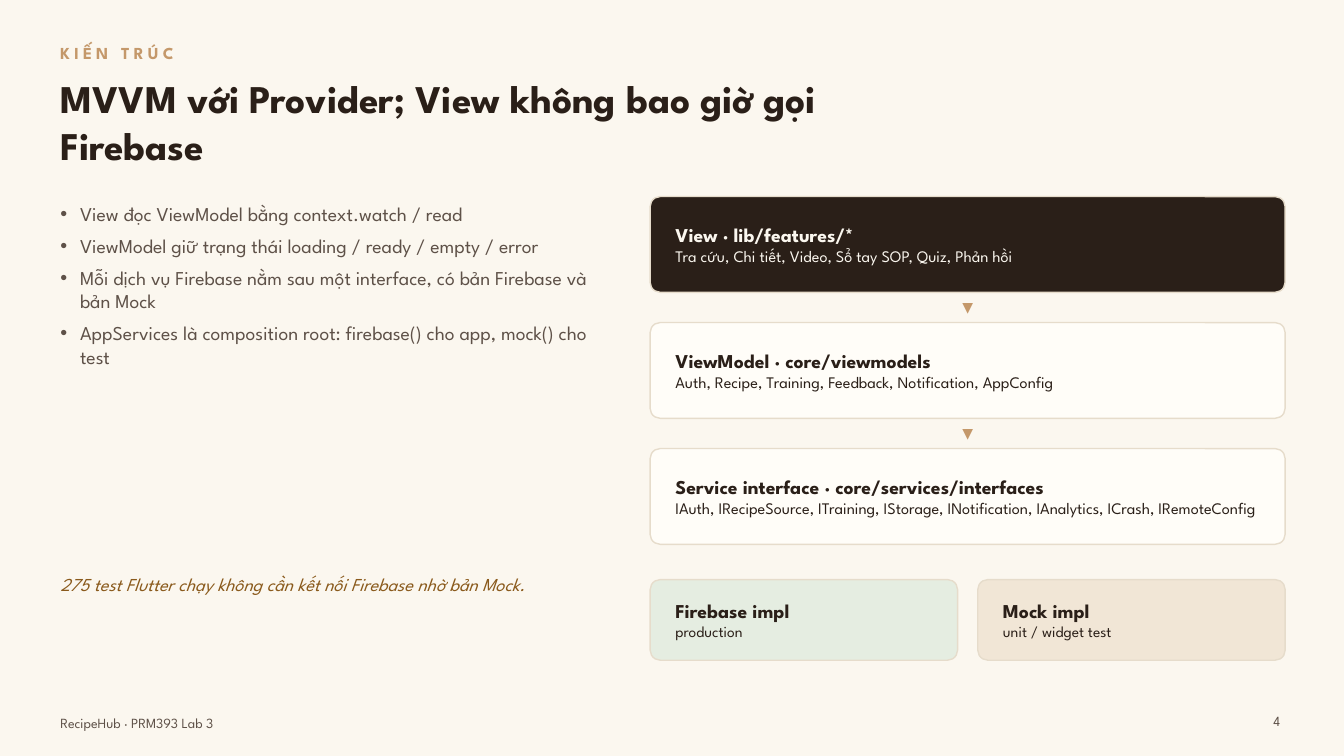
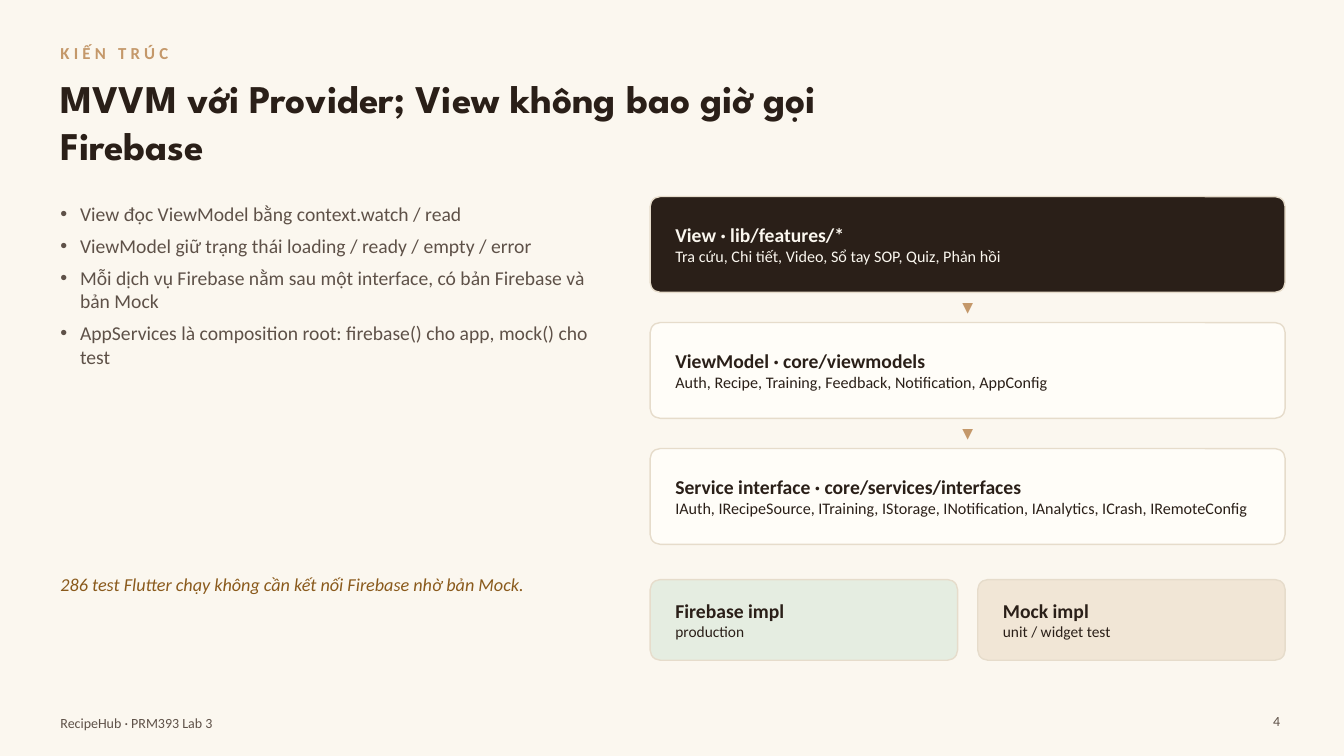
Before and after one commit to SonNPXSE183201/RecipeHub_Mobile, a slide deck: slide 4 of slides/Lab03_SE183201_slides.pptx. Drawn at 1344x756 pixels with LibreOffice and Linux fonts; fonts in the diff are those of the drawing. Boxes give left, top, right and bottom in pixels: in the first picture for what was removed or moved away, otherwise in the second. Text is boxed around its words. In the diff, an @@ line names an element or a change of style, - is before the commit and + after.

```diff
--- a/slides/Lab03_SE183201_slides.pptx
+++ b/slides/Lab03_SE183201_slides.pptx
@@ text at bbox=[60, 577, 523, 594]: text changed; font League Spartan to Calibri @@
-275 test Flutter chạy không cần kết nối Firebase nhờ bản Mock.
+286 test Flutter chạy không cần kết nối Firebase nhờ bản Mock.
@@ font League Spartan to Calibri in 9 elements at bbox=[60, 45, 168, 59], bbox=[80, 205, 588, 364], bbox=[675, 228, 1001, 265], bbox=[675, 354, 1047, 391], bbox=[675, 480, 1247, 517], bbox=[675, 604, 784, 640], bbox=[1003, 604, 1111, 640], bbox=[1273, 717, 1280, 726], bbox=[60, 718, 212, 730] @@
```
Also in this commit, not shown: 13 other slides changed, 1 slide added, 1 slide removed, 1 other file.
